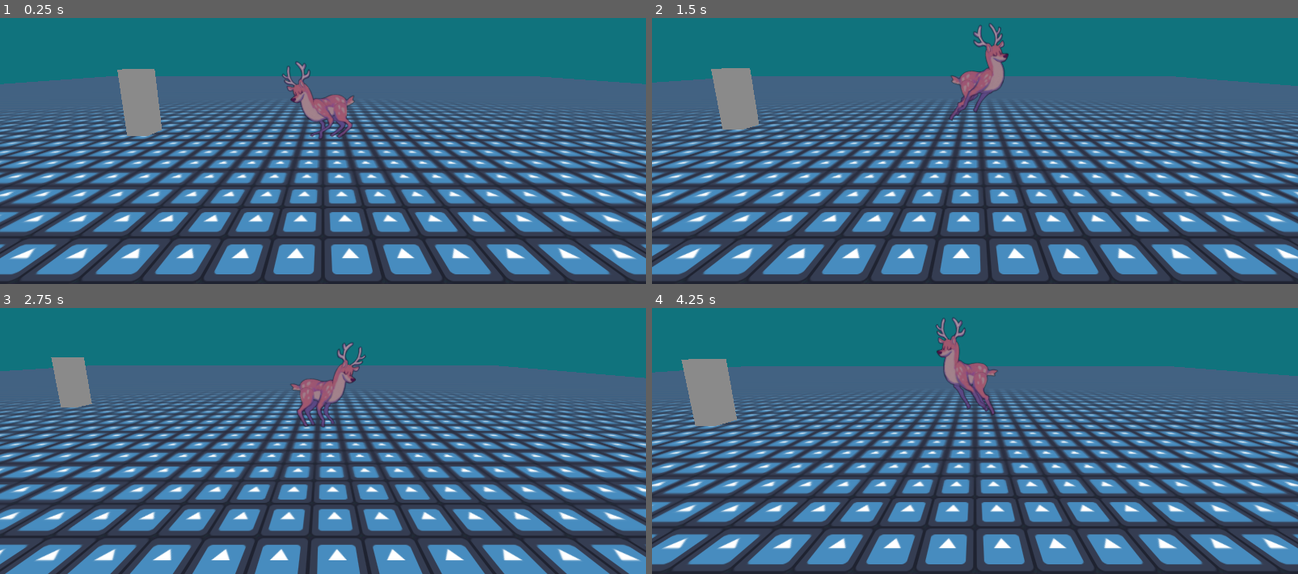
Above: before the commit, frames 1-4 (two rows, left to right).
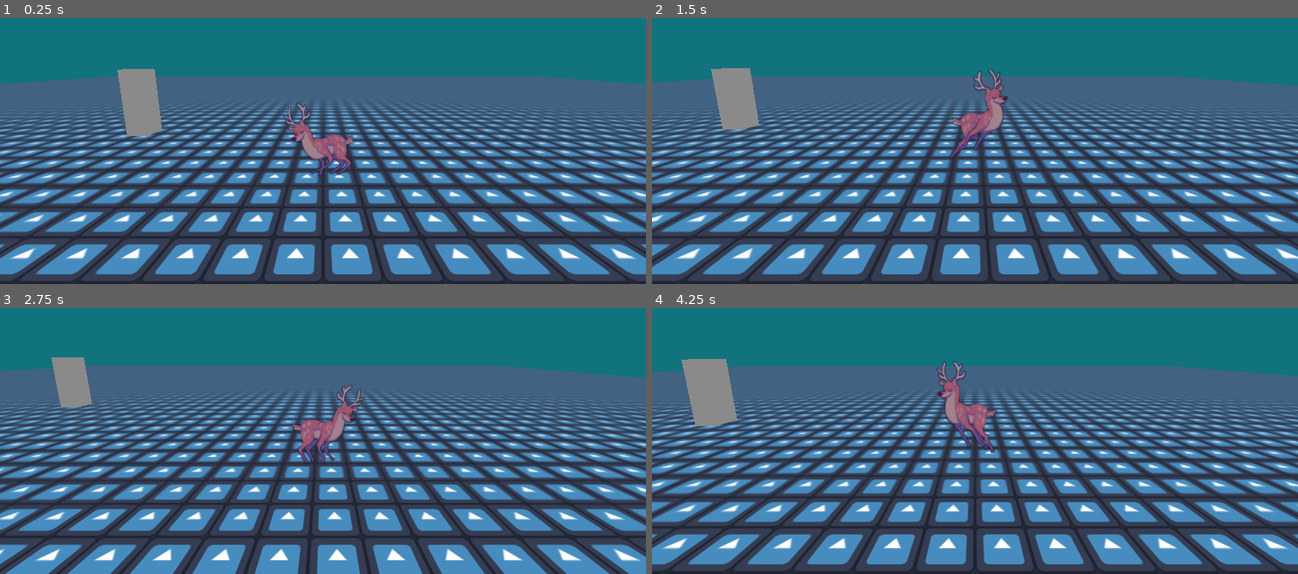
Above: after the commit, the same moments.

Repository: Natsirtt/ggj24
Game: Godot game, scene res://game.tscn
Same seed, same stepped clock (60 frames per second), same inputs: the game is played once before the commit and once after it. The engine's default icon, where the game draws it, is replaced by a stand-in: a white triangle on a blue panel in a dark square.
Inputs:
- Up to frame 1 (0.25 s): no input
- Up to frame 2 (1.5 s): tap Enter at 0.5 s; hold D (right) 0.53-1.28 s; tap E (interact) at 0.6, 1.35 s; hold S (down) from 1.28 s (still down)
- Up to frame 3 (2.75 s): release S (down) at 2.03 s; hold D (right) from 2.03 s (still down); tap E (interact) at 2.1 s
- Up to frame 4 (4.25 s): release D (right) at 2.78 s; hold W (up) 2.78-3.53 s; tap E (interact) at 2.85, 3.6 s; hold A (left) from 3.53 s (still down)

The runs differ from the first frame. In frame 1, 2.1% of the frame differs, in the area x 43-55%, y 16-60%; in frame 2, 2.1%; in frame 3, 2.2%; in frame 4, 2.3%, in the area x 43-54%, y 3-55%.

Commit message:
Lowered player sprite

Diff:
--- a/Animation.tscn
+++ b/Animation.tscn
@@ -181,7 +181,7 @@
 transform = Transform3D(1, 4.09814e-11, 2.52474e-19, -1.11756e-10, 1, 1.85177e-19, -1.89354e-19, 1.86377e-19, 1, 0, 0, 0)
 sprite_frames = SubResource("SpriteFrames_al0jc")
 autoplay = "Idle"
-frame_progress = 0.301507
+frame_progress = 0.0559506
 
 [node name="SpriteDirection" type="AnimationPlayer" parent="Body/DeerBody"]
 libraries = {
--- a/player.tscn
+++ b/player.tscn
@@ -15,7 +15,7 @@
 shape = SubResource("CapsuleShape3D_hbiis")
 
 [node name="Animation" parent="." node_paths=PackedStringArray("character_node") instance=ExtResource("1_hp2fs")]
-transform = Transform3D(1, 0, 0, 0, 1, 0, 0, 0, 1, 0, 1.76831, 0)
+transform = Transform3D(1, 0, 0, 0, 1, 0, 0, 0, 1, 0, 0.668084, 0)
 character_node = NodePath("..")
 
 [node name="Camera3D" type="Camera3D" parent="."]
Not shown: 1 places in game.tscn that only renumber resources
